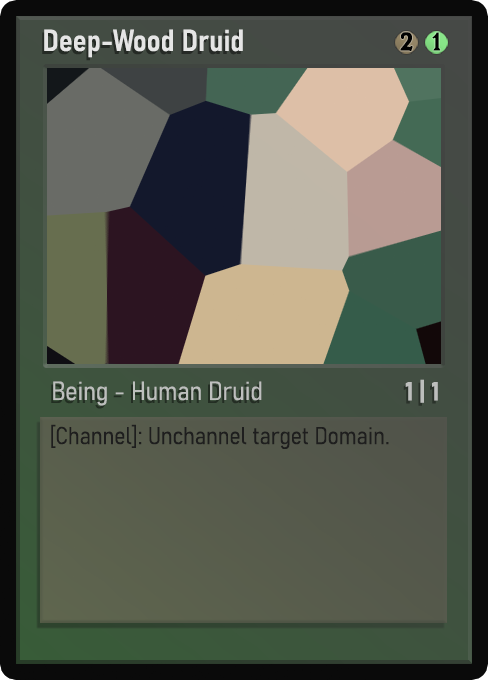
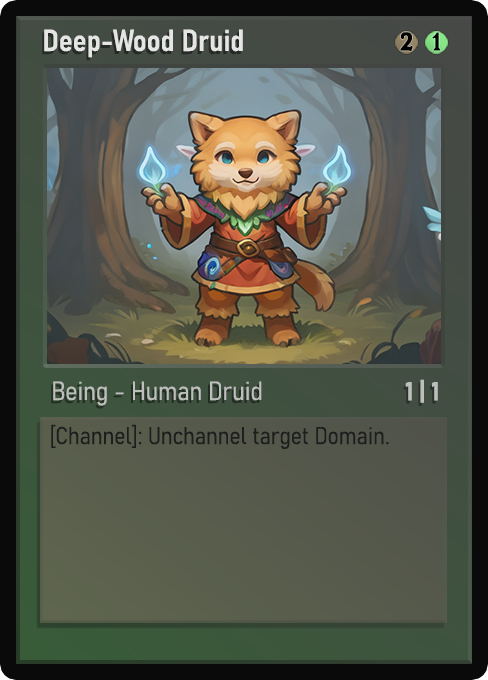
Layers edited between the first and the second (488, 680) image:
painted on "Name" over [44, 30, 239, 52]
painted on "Class" over [53, 381, 258, 405]
painted on "Desc_norm" over [58, 427, 367, 449]
painted on "Artwork" over [47, 68, 441, 364]
